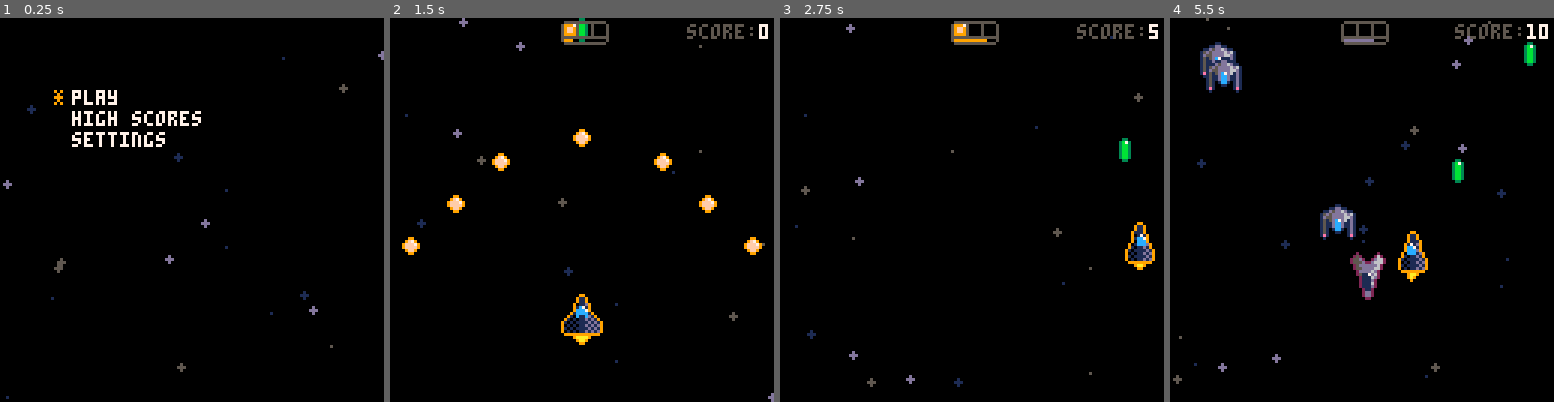
Above: before the commit, frames 1-4 (left to right).
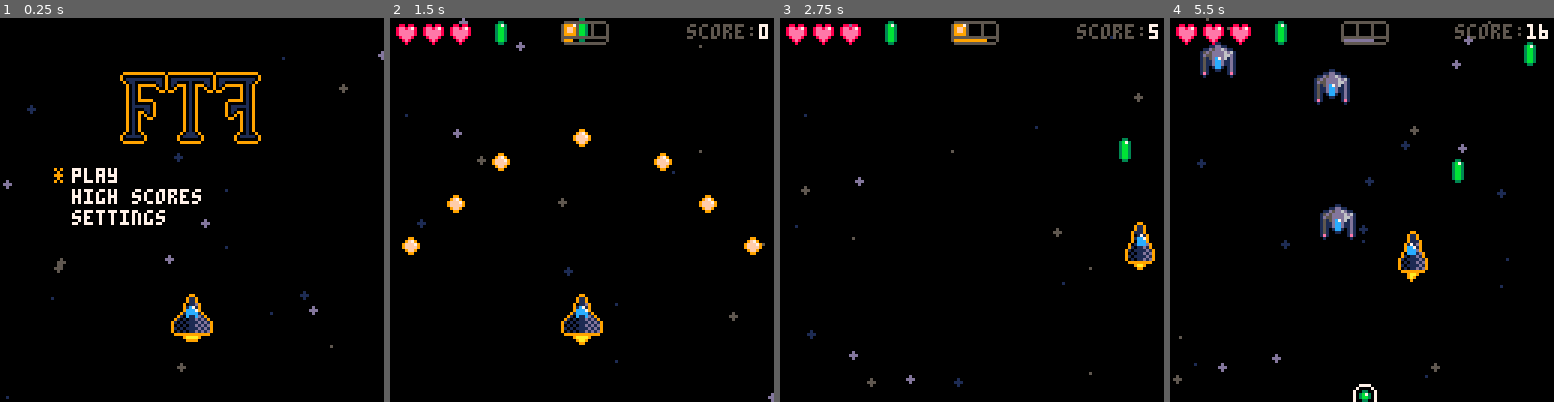
Above: after the commit, the same moments.

Repository: Stanko/pico8
Game: PICO-8 cartridge ftf/cart.p8
Same seed, same stepped clock (60 frames per second), same inputs: the game is played once before the commit and once after it.
Inputs:
- Up to frame 1 (0.25 s): no input
- Up to frame 2 (1.5 s): tap X (X key) at 0.33, 1.07 s; tap O (Z key) at 0.7 s
- Up to frame 3 (2.75 s): hold Right 1.6-2.1 s; tap O (Z key) at 1.7, 2.1, 2.5 s; tap X (X key) at 1.85 s; hold Up 2.15-2.42 s; hold Right from 2.47 s (still down)
- Up to frame 4 (5.5 s): tap O (Z key) every 0.4 s from 2.9 to 5.3 s; tap X (X key) at 2.97, 4.08, 5.2 s; release Right at 3.03 s; hold Left 3.08-3.58 s; hold Down 3.63-3.97 s; hold Right 4.02-4.68 s; hold Up 4.73-5.03 s; hold Left from 5.08 s (still down)

The runs differ from the first frame. In frame 1, 5.5% of the frame differs, in the area x 14-68%, y 14-85%; in frame 2, 0.8%; in frame 3, 0.8%; in frame 4, 2.8%.

Commit message:
shoot em up part cleaned up

Diff:
--- a/ftf/cart.p8
+++ b/ftf/cart.p8
@@ -16,9 +16,11 @@
 #include lib/helpers.lua
 #include lib/math.lua
 #include lib/menu.lua
+#include lib/pickups.lua
 #include lib/score.lua
 #include lib/settings.lua
 #include lib/ship.lua
+#include lib/shoot_em_up_ui.lua
 #include lib/sound.lua
 #include lib/stars.lua
 #include lib/super_weapon.lua
--- a/ftf/lib/enemies.lua
+++ b/ftf/lib/enemies.lua
@@ -138,77 +138,7 @@
 
         score += 6
 
-        -- local rotation_speed = rnd(1) + 1
-
-        -- local pickup_options = {
-        --   {
-        --     condition = ship.power < 3,
-        --     type = "power",
-        --     sprite = { 80, 81 },
-        --   },
-        --   {
-        --     condition = ship.lives < 3,
-        --     type = "hp",
-        --     sprite = { 29, 30 },
-        --   },
-        --   {
-        --     condition = ship.super < 3,
-        --     type = "super",
-        --     sprite = { 96, 97 },
-        --   }
-        -- }
-
-        -- local p = rnd(pickup_options)
-
-        -- local radius = flr(rnd(5)) + 17
-        -- if (rnd(1) > 0.5) then
-        --   radius = radius * -1
-        -- end
-
-        -- if (p.condition and rnd(1) > 0.8) then
-        --   add(pickups, {
-        --     center = { x = enemy.x - cos(frame * 0.01 * rotation_speed) * radius, y = enemy.y - sin(frame * 0.01 * rotation_speed) * radius },
-        --     radius = radius,
-        --     x = enemy.x,
-        --     y = enemy.y,
-        --     type = p.type,
-        --     sprite = p.sprite,
-        --     speed = 1,
-        --     rotation_speed = rotation_speed,
-        --     r = 5,
-        --     c = { x = 0, y = 0 },
-        --   })
-        -- elseif (#sts.deck <= 17) and rnd(1) > 0.98 then
-        --   -- user starts with 14 cards, and can add only 3 more
-        --   local cards_options = {
-        --     {
-        --       type = "weak",
-        --       sprite = { card_sprites.weak }
-        --     },
-        --     {
-        --       type = "super",
-        --       sprite = { card_sprites.super }
-        --     },
-        --     {
-        --       type = "bash",
-        --       sprite = { card_sprites.bash }
-        --     }
-        --   }
-        --   local card = rnd(cards_options)
-
-        --   add(pickups, {
-        --     center = { x = enemy.x - cos(frame * 0.01 * rotation_speed) * radius, y = enemy.y - sin(frame * 0.01 * rotation_speed) * radius },
-        --     radius = radius,
-        --     x = enemy.x,
-        --     y = enemy.y,
-        --     type = card.type,
-        --     sprite = card.sprite,
-        --     speed = 1,
-        --     rotation_speed = rotation_speed,
-        --     r = 6,
-        --     c = { x = 0, y = 0 },
-        --   })
-        -- end
+        spawn_pickup(enemy.x, enemy.y)
         break
       end
     end
--- /dev/null
+++ b/ftf/lib/pickups.lua
@@ -0,0 +1,100 @@
+function init_pickups()
+  pickups = {}
+end
+
+function spawn_pickup(x, y)
+  local rotation_speed = random(0.01, 0.02)
+
+  local pickup_options = {
+    {
+      condition = ship.power < 3,
+      type = "power",
+      sprite = { 80, 81 },
+    },
+    {
+      condition = ship.lives < 3,
+      type = "hp",
+      sprite = { 29, 30 },
+    },
+    {
+      condition = ship.super < 3,
+      type = "super",
+      sprite = { 96, 97 },
+    }
+  }
+
+  local p = rnd(pickup_options)
+
+  local radius = random_int(17, 22)
+  if (rnd(1) > 0.5) then
+    radius = radius * -1
+  end
+
+  if (p.condition and rnd(1) > 0.8) then
+    add(pickups, {
+      x = x,
+      y = y,
+      center = {
+        x = x - cos(frame * rotation_speed) * radius,
+        y = y - sin(frame * rotation_speed) * radius
+      },
+      radius = radius,
+      type = p.type,
+      sprite = p.sprite,
+      speed = 1,
+      rotation_speed = rotation_speed,
+      r = 5,
+      c = { x = 0, y = 0 },
+    })
+  end
+
+  -- TODO card updates pickups
+  -- elseif (#sts.deck <= 17) and rnd(1) > 0.98 then
+  --   -- user starts with 14 cards, and can add only 3 more
+  --   local cards_options = {
+  --     {
+  --       type = "weak",
+  --       sprite = { card_sprites.weak }
+  --     },
+  --     {
+  --       type = "super",
+  --       sprite = { card_sprites.super }
+  --     },
+  --     {
+  --       type = "bash",
+  --       sprite = { card_sprites.bash }
+  --     }
+  --   }
+  --   local card = rnd(cards_options)
+
+  --   add(pickups, {
+  --     center = { x = enemy.x - cos(frame * 0.01 * rotation_speed) * radius, y = enemy.y - sin(frame * 0.01 * rotation_speed) * radius },
+  --     radius = radius,
+  --     x = enemy.x,
+  --     y = enemy.y,
+  --     type = card.type,
+  --     sprite = card.sprite,
+  --     speed = 1,
+  --     rotation_speed = rotation_speed,
+  --     r = 6,
+  --     c = { x = 0, y = 0 },
+  --   })
+  -- end
+end
+
+function update_pickups()
+  for i = #pickups, 1, -1 do
+    local pickup = pickups[i]
+    pickup.center.y += pickup.speed
+    pickup.x = pickup.center.x + cos(frame * pickup.rotation_speed) * pickup.radius
+    pickup.y = pickup.center.y + sin(frame * pickup.rotation_speed) * pickup.radius
+  end
+end
+
+function draw_pickups()
+  for i = 1, #pickups do
+    local pickup = pickups[i]
+    animate(pickup.sprite, pickup.x, pickup.y, 10)
+    draw_col(pickup)
+  end
+end
--- a/ftf/lib/ship.lua
+++ b/ftf/lib/ship.lua
@@ -85,10 +85,6 @@
 function update_ship_shoot_em_up()
   if (ship.lives > 0) then
     -- TODO move to the game controller
-    -- add enemy to increase difficulty every 180 frames (6 seconds)
-    -- if (level_frame % 180 == 0) then
-    --   spawn_enemy()
-    -- end
 
     ship.x_dir = "still"
     ship.y_dir = "still"
@@ -212,6 +208,29 @@
         end
       end
     end
+
+    -- pickups collisions
+    for i = #pickups, 1, -1 do
+      local pickup = pickups[i]
+
+      if collision(pickup, ship) then
+        if ship.lives > 0 then
+          play_sound(3)
+          deli(pickups, i)
+
+          if pickup.type == "power" and ship.power < 3 then
+            ship.power += 1
+          elseif pickup.type == "hp" and ship.lives < 3 then
+            ship.lives += 1
+          elseif pickup.type == "super" and ship.super < 3 then
+            ship.super += 1
+            -- TODO
+            -- elseif pickup.type == "weak" or pickup.type == "super" or pickup.type == "bash" then
+            --   add(sts.deck, pickup.type)
+          end
+        end
+      end
+    end
   else
     init_game_over()
   end
--- /dev/null
+++ b/ftf/lib/shoot_em_up_ui.lua
@@ -0,0 +1,17 @@
+function draw_shoot_em_up_ui()
+  for i = 1, 3 do
+    if (i <= ship.lives) then
+      spr(30, 2 + (i - 1) * 9, 2)
+    else
+      spr(31, 2 + (i - 1) * 9, 2)
+    end
+  end
+
+  for i = 1, ship.power do
+    local x = 28 + i * 5
+    -- rectfill(x, 2, x + 1, 8, 11)
+    spr(12, x, 1)
+  end
+
+  draw_super_weapon_ui()
+end
--- a/ftf/main.lua
+++ b/ftf/main.lua
@@ -28,7 +28,7 @@
   update_animations()
 
   if scene == "menu" then
-    update_active_menu()
+    update_main_menu()
   elseif scene == "high_scores" then
     update_high_scores()
   elseif scene == "level_one" then
@@ -44,7 +44,7 @@
   draw_stars()
 
   if scene == "menu" then
-    draw_active_menu()
+    draw_main_menu()
   elseif scene == "high_scores" then
     draw_high_scores()
   elseif scene == "level_one" then
--- a/ftf/scenes/level_one.lua
+++ b/ftf/scenes/level_one.lua
@@ -1,6 +1,7 @@
 function init_level_one()
   scene = "level_one"
   level_state = "shoot_em_up"
+  level_frame = 0
   score = 0
 
   init_settings()
@@ -9,6 +10,7 @@
   init_enemies()
   init_enemy_bullets()
   init_score()
+  init_pickups()
 
   play_music()
 end
@@ -17,12 +19,19 @@
   update_bullets()
   update_enemies()
   update_enemy_bullets()
-
+  update_pickups()
 
   if (level_state == "shoot_em_up") then
     update_ship_shoot_em_up()
   elseif (level_state == "game_over") then
     update_game_over()
+  end
+
+  level_frame = level_frame + 1
+
+  -- add enemy to increase difficulty every 180 frames (6 seconds)
+  if (level_frame % 180 == 0) then
+    spawn_enemy()
   end
 end
 
@@ -32,9 +41,10 @@
   draw_enemy_bullets()
   draw_ship()
   draw_score()
+  draw_pickups()
 
   if (level_state == "shoot_em_up") then
-    draw_super_weapon_ui()
+    draw_shoot_em_up_ui()
   elseif (level_state == "game_over") then
     draw_game_over()
   end
--- a/ftf/scenes/main_menu.lua
+++ b/ftf/scenes/main_menu.lua
@@ -52,3 +52,25 @@
   menu = menu_main
   menu_selected_item = 1
 end
+
+function update_main_menu()
+  update_active_menu()
+end
+
+function draw_main_menu()
+  draw_active_menu({ top = 50 })
+
+  local logo = {
+    { 208, 209, 210, 211, 212, 213 },
+    { 224, 225, 226, 227, 228, 229 },
+    { 240, 241, 242, 243, 244, 245 }
+  }
+
+  palt(0, false)
+  palt(2, true)
+  multi_spr(logo, 64, 30)
+
+  multi_spr({ { 0, 1 }, { 16, 17 } }, 64, 100)
+  palt()
+  animate({ 32, 33 }, 64, 110, 10)
+end
